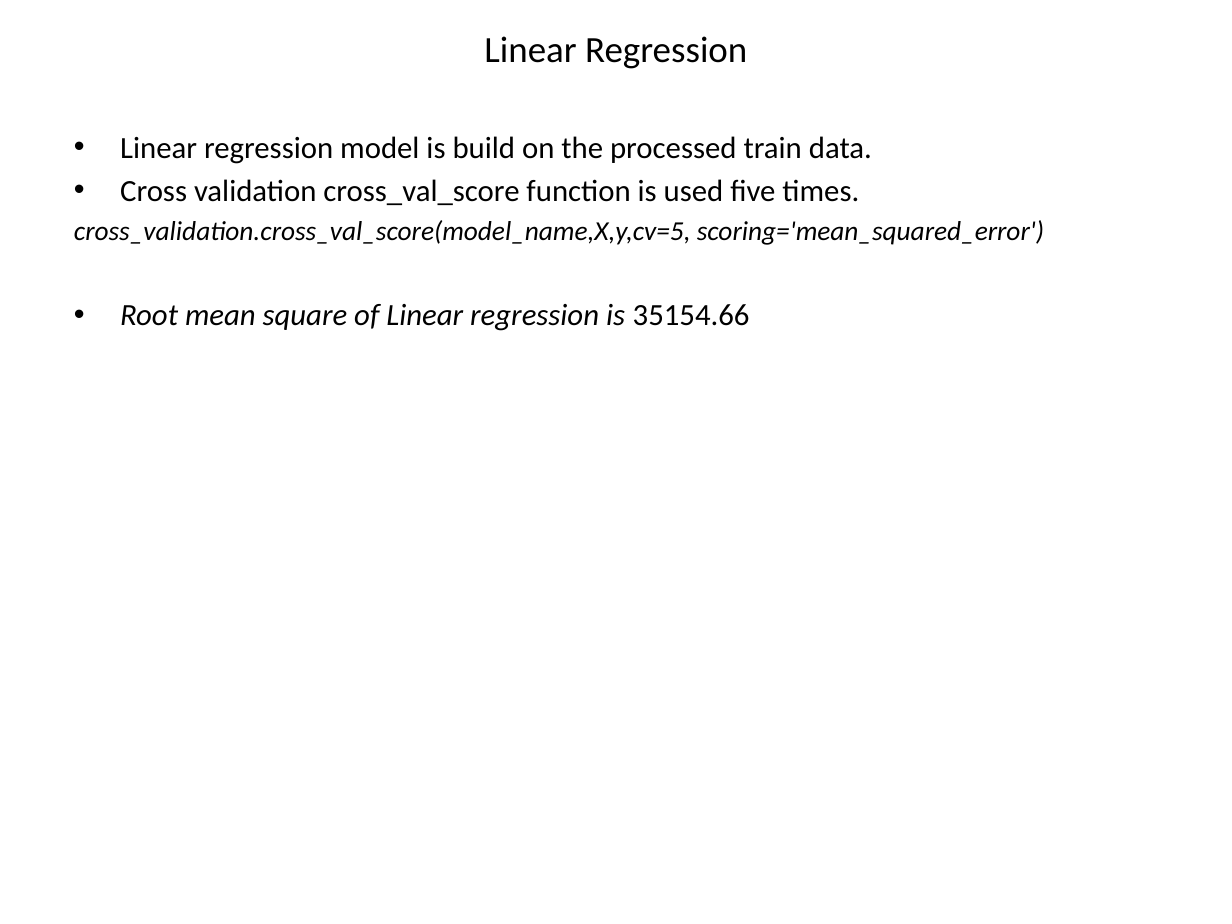
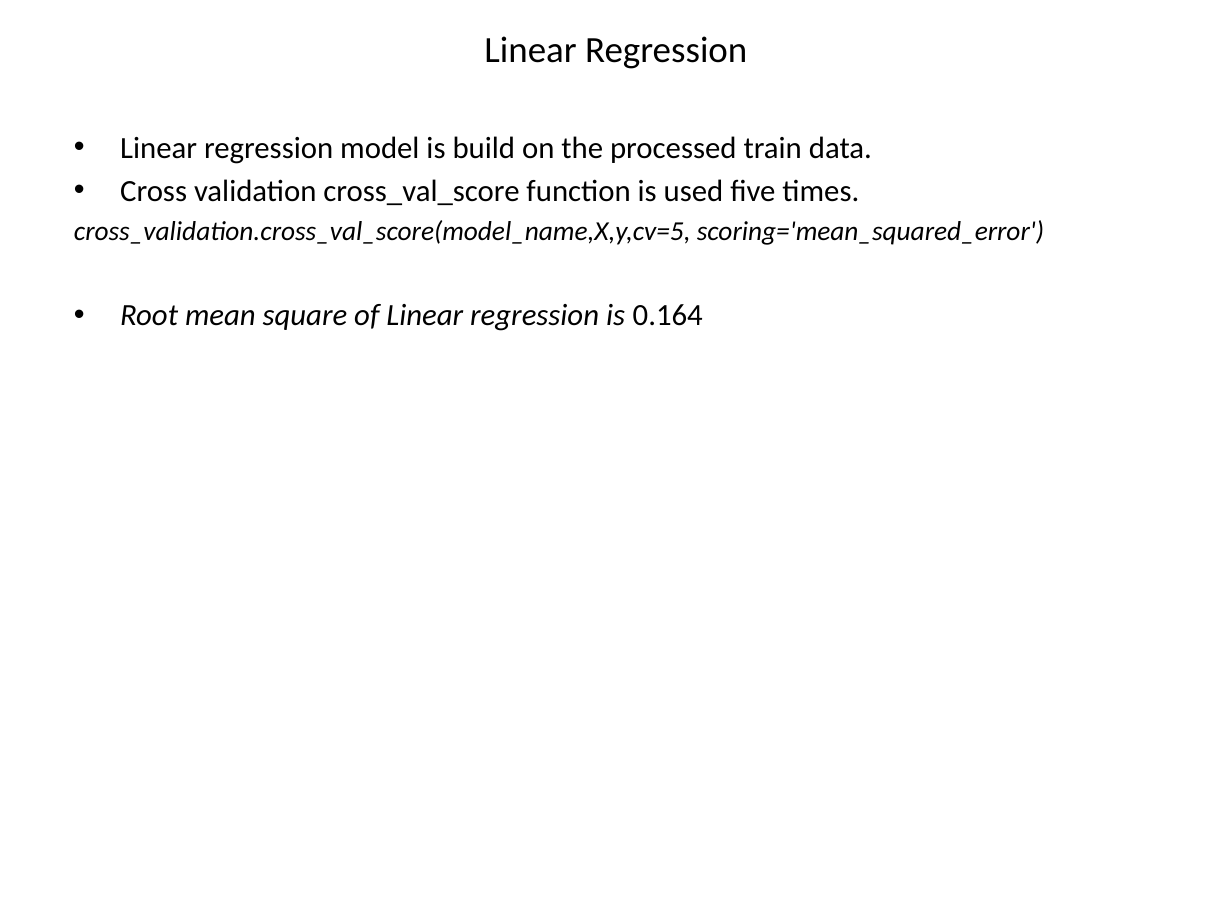
Before and after one commit to NKWalia/Final-Project, a slide deck: slide 32 of Presentation.pptx. Drawn at 1232x924 pixels with LibreOffice and Linux fonts; fonts in the diff are those of the drawing. Boxes give left, top, right and bottom in pixels: in the first picture for what was removed or moved away, otherwise in the second. Text is boxed around its words. In the diff, an @@ line names an element or a change of style, - is before the commit and + after.

```diff
--- a/Presentation.pptx
+++ b/Presentation.pptx
@@ text at (120, 304, 703, 331): text changed @@
-• Root mean square of Linear regression is 35154.66
+• Root mean square of Linear regression is 0.164
```
Also in this commit, not shown: 4 other slides changed, 2 slides added, 5 other files.
